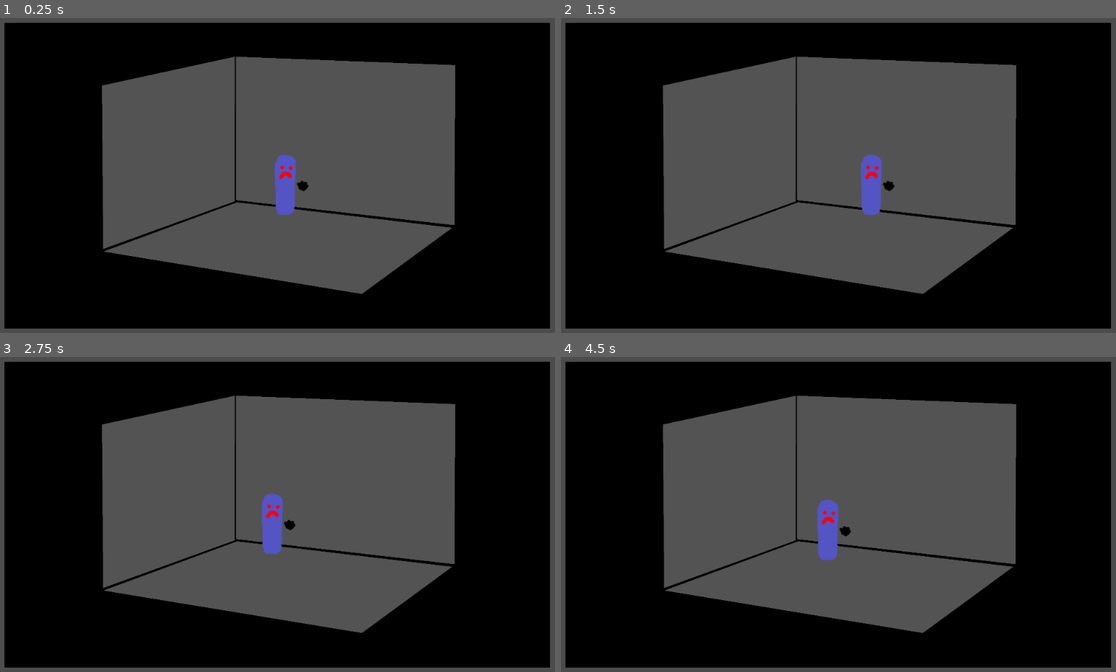
Above: before the commit, frames 1-4 (two rows, left to right).
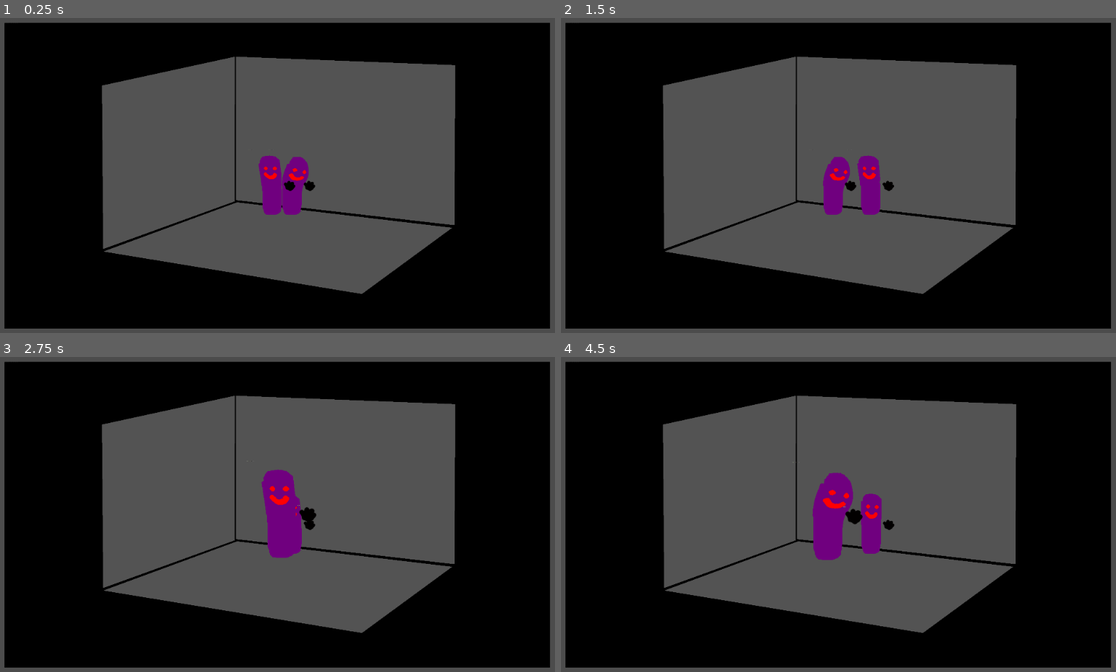
Above: after the commit, the same moments.

Repository: Schonn/GodotSpriteBarcodes
Game: Godot game, scene res://SpriteProcessing/BarcodeSpriteLoader.tscn
Two runs of this game, one before a commit and one after it. Both use one fixed random seed, a clock stepped at 60 frames per second and the inputs below.
Inputs:
- Up to frame 1 (0.25 s): no input
- Up to frame 2 (1.5 s): tap Enter at 1.25 s
- Up to frame 3 (2.75 s): no input
- Up to frame 4 (4.5 s): no input

The runs differ from the first frame. In frame 1, 1.5% of the frame differs, in the area x 46-57%, y 43-63%; in frame 2, 1.4%; in frame 3, 1.9%; in frame 4, 2.4%, in the area x 45-61%, y 36-65%.

Commit message:
Added sequence and scale capacity

Diff:
--- a/SpriteProcessing/BarcodeSpriteLoader.gd
+++ b/SpriteProcessing/BarcodeSpriteLoader.gd
@@ -26,17 +26,19 @@
 		return finalItemList
 
 #move an object to an attachment point while respecting origin points
-func moveWithOriginPoints(targetOffset,targetLayer,movingObject):
+func moveWithOriginPoints(targetOffset,targetScale,targetLayer,movingObject):
 	var interpPosition = lerp(movingObject.get("position"), Vector2(targetOffset[0], targetOffset[1]), 0.1)
+	var interpScale = lerp(movingObject.get("scale"), Vector2(targetScale[0], targetScale[1]), 0.3)
 	movingObject.set("position",Vector2(interpPosition[0],interpPosition[1]))
+	movingObject.set("scale",Vector2(interpScale[0],interpScale[1]))
 	if(movingObject.z_index != targetLayer):
 		movingObject.z_index = targetLayer
 	return(movingObject.get("position").distance_to(Vector2(targetOffset[0],targetOffset[1])) > 0.5)
 
-#load image element matching acceptable type criteria
-func loadNewElement(elementType,parentObject,parentLocation,parentScale,parentLayerOffset,acceptableTypes,acceptableVariants,elementOverride):
+#load choose type and variant for a new image or image change
+func chooseTypeAndVariant(loadMethodSwitch,acceptableTypes,acceptableVariants,elementOverride,typeOverride):
 	var loadDirectory = "Images/Objects"
-	if(elementType == LOBACKGROUND):
+	if(loadMethodSwitch == LOBACKGROUND):
 		loadDirectory = "Images/Backgrounds"
 	var chosenElement = elementOverride
 	if(chosenElement == null):
@@ -44,29 +46,57 @@
 		chosenElement = allElementsList[randi() % allElementsList.size()]
 	var allTypesList = getDirectoryContentsList(loadDirectory + "/" + chosenElement,true)
 	#print(allTypesList)
-	#if no preferred types specified, accept any
-	var chosenType = acceptableTypes[randi() % acceptableTypes.size()]
-	if(len(acceptableTypes) == 0):
-		chosenType = allTypesList[randi() % allTypesList.size()]
+	#choose type from override, acceptable types list or any available
+	var chosenType = typeOverride
+	if(chosenType == null):
+		if(len(acceptableTypes) == 0):
+			chosenType = allTypesList[randi() % allTypesList.size()]
+		else:
+			chosenType = acceptableTypes[randi() % acceptableTypes.size()]
 	#print("chosen type is " + str(chosenType))
 	if(str(chosenType) in allTypesList):
 		var variantImageList = getDirectoryContentsList(loadDirectory + "/" + chosenElement  + "/" + str(chosenType),false)
 		#print(variantImageList)
-		var chosenVariant = str(acceptableVariants[randi() % acceptableVariants.size()]) + ".png"
-		if(len(acceptableVariants) == 0):
-			chosenVariant = variantImageList[randi() % variantImageList.size()]
+		var chosenVariant = str(variantImageList[randi() % variantImageList.size()])
+		if(len(acceptableVariants) > 0):
+			chosenVariant = str(acceptableVariants[randi() % acceptableVariants.size()]) + ".png"
+		#fall back to image list if choice from acceptable variants isn't working
+		if(((chosenVariant in variantImageList) == false) and (len(variantImageList) > 0)):
+			chosenVariant = str(variantImageList[randi() % variantImageList.size()])
 		#print("chosen variant is " + str(chosenVariant))
 		if(chosenVariant in variantImageList):
-			var imageInstance = load("SpriteProcessing/ContextImage.tscn").instance()
-			imageInstance.updateImage(loadDirectory + "/" + chosenElement + "/" + str(chosenType) + "/" + chosenVariant)
-			imageInstance.name = chosenElement + "_" + str(chosenType) + "_" + chosenVariant.replace(".png","")
-			parentObject.add_child(imageInstance)
-			imageInstance.offset = Vector2(-imageInstance.originPoint[0],-imageInstance.originPoint[1])
-			imageInstance.set("position",Vector2(parentLocation[0],parentLocation[1]))
-			imageInstance.set("scale",Vector2(parentScale[0],parentScale[1]))
-			imageInstance.z_index = parentLayerOffset
-			print(imageInstance.name)
-			return imageInstance
+			return([loadDirectory,chosenElement,chosenType,chosenVariant])
+		else:
+			return null
+
+
+func updateContextImageData(imageInstance,loadDirectory,chosenElement,chosenType,chosenVariant,parentLocation,parentScale,parentLayerOffset,loadMethodSwitch):
+	imageInstance.updateImage(loadDirectory + "/" + chosenElement + "/" + str(chosenType) + "/" + chosenVariant)
+	imageInstance.name = chosenElement + "_" + str(chosenType) + "_" + chosenVariant.replace(".png","")
+	imageInstance.offset = Vector2(-imageInstance.originPoint[0],-imageInstance.originPoint[1])
+	imageInstance.set("position",Vector2(parentLocation[0],parentLocation[1]))
+	imageInstance.set("scale",Vector2(parentScale[0],parentScale[1]))
+	imageInstance.z_index = parentLayerOffset
+	imageInstance.imageLoadMethod = loadMethodSwitch
+	imageInstance.imageLoadElement = chosenElement
+	imageInstance.imageLoadType = chosenType
+	return imageInstance
+
+#function for creating a new image attached to a parent image
+func createNewImageInParent(loadMethodSwitch,parentObject,parentLocation,parentScale,parentLayerOffset,acceptableTypes,acceptableVariants):
+	var directoryElementTypeVariant = chooseTypeAndVariant(loadMethodSwitch,acceptableTypes,acceptableVariants,null,null)
+	if(directoryElementTypeVariant != null):
+		var imageInstance = load("SpriteProcessing/ContextImage.tscn").instance()
+		parentObject.add_child(imageInstance)
+		updateContextImageData(imageInstance,directoryElementTypeVariant[0],directoryElementTypeVariant[1],directoryElementTypeVariant[2],directoryElementTypeVariant[3],parentLocation,parentScale,parentLayerOffset,loadMethodSwitch)
+		#print(imageInstance.name)
+		return imageInstance
+
+#function for updating an existing image
+func updateElementImage(updateTarget):
+	var directoryElementTypeVariant = chooseTypeAndVariant(updateTarget.imageLoadMethod,[],updateTarget.acceptableImageVariants,updateTarget.imageLoadElement,updateTarget.imageLoadType)
+	if(directoryElementTypeVariant != null):
+		updateContextImageData(updateTarget,directoryElementTypeVariant[0],directoryElementTypeVariant[1],directoryElementTypeVariant[2],directoryElementTypeVariant[3],updateTarget.get("position"),updateTarget.get("scale"),updateTarget.z_index,updateTarget.imageLoadMethod)
 
 #iterate to a maximum number, returning when a wrap occurs
 func wrapIteration(iterator,iterationMax):
@@ -81,16 +111,16 @@
 	randomize()
 	randomNumberGenerate = RandomNumberGenerator.new()
 	randomNumberGenerate.randomize()
-	loadNewElement(LOBACKGROUND,self.get_node("Objects"),[0,0],[1,1],0,[0],[0],null)
+	createNewImageInParent(LOBACKGROUND,self.get_node("Objects"),[0,0],[1,1],0,[0],[0])
 	iterationObjectNode = self.get_node("Objects")
 
 #load objects into attachments, following attach type rules
 func loadObjectsToAttachments(attachPoint,parentObject):
 	if(attachPoint.attachedObject == null):
 		if(attachPoint.attachTypeEnum == 0):
-			attachPoint.attachedObject = loadNewElement(LOOBJECT,parentObject,attachPoint.attachPosition,attachPoint.attachScale,attachPoint.attachLayer,attachPoint.acceptedCategories,attachPoint.acceptedVariants,null)
+			attachPoint.attachedObject = createNewImageInParent(LOOBJECT,parentObject,attachPoint.attachPosition,attachPoint.attachScale,attachPoint.attachLayer,attachPoint.acceptedCategories,attachPoint.acceptedVariants)
 		if(attachPoint.attachTypeEnum == 1 and attachPoint.createdObject == false):
-			attachPoint.attachedObject = loadNewElement(LOOBJECT,parentObject,attachPoint.attachPosition,attachPoint.attachScale,attachPoint.attachLayer,attachPoint.acceptedCategories,attachPoint.acceptedVariants,null)
+			attachPoint.attachedObject = createNewImageInParent(LOOBJECT,parentObject,attachPoint.attachPosition,attachPoint.attachScale,attachPoint.attachLayer,attachPoint.acceptedCategories,attachPoint.acceptedVariants)
 
 #recursively load objects into attachments where applicable
 func recursiveObjectLoad(targetObject):
@@ -102,6 +132,25 @@
 			if(childObject.attachmentPoints.size() > 0):
 				print("recursive load")
 				recursiveObjectLoad(targetObject)
+
+#movement between attachment points
+func attachPointMovement(movingObject,parentObject):
+	if(movingObject.targetMovePoint == null):
+		var randomNavPointNumber = randi() % parentObject.attachmentPoints.size()
+		var randomNavPoint = parentObject.attachmentPoints[randomNavPointNumber]
+		if(randomNavPoint.attachTypeEnum == 2 and randomNavPoint.attachedObject == null):
+			if((len(movingObject.acceptableTargetMovePoints) == 0) or ((randomNavPointNumber in movingObject.acceptableTargetMovePoints) == true)):
+				randomNavPoint.attachedObject = movingObject
+				movingObject.targetMovePointPrevious = movingObject.targetMovePoint
+				movingObject.targetMovePoint = randomNavPoint
+				movingObject.acceptableTargetMovePoints = randomNavPoint.neigborNavPoints
+	else:
+		#if there is hardly any distance left to move, pick a new navigation target
+		if(moveWithOriginPoints(movingObject.targetMovePoint.attachPosition,movingObject.targetMovePoint.attachScale,movingObject.targetMovePoint.attachLayer,movingObject) == false):
+			#but also randomly don't pick a target
+			if(randi() % 30 == 1):
+				movingObject.targetMovePoint.attachedObject = null
+				movingObject.targetMovePoint = null
 
 #process loaded images
 func _process(delta):
@@ -116,22 +165,10 @@
 		if(backgroundObject.get_child_count() > 0):
 			var layerTwoObject = backgroundObject.get_child(layerTwoIteration)
 			#movement for the layer two object
-			if(layerTwoObject.targetMovePoint == null):
-				var randomNavPointNumber = randi() % backgroundObject.attachmentPoints.size()
-				var randomNavPoint = backgroundObject.attachmentPoints[randomNavPointNumber]
-				if(randomNavPoint.attachTypeEnum == 2 and randomNavPoint.attachedObject == null):
-					if((len(layerTwoObject.acceptableTargetMovePoints) == 0) or ((randomNavPointNumber in layerTwoObject.acceptableTargetMovePoints) == true)):
-						randomNavPoint.attachedObject = layerTwoObject
-						layerTwoObject.targetMovePointPrevious = layerTwoObject.targetMovePoint
-						layerTwoObject.targetMovePoint = randomNavPoint
-						layerTwoObject.acceptableTargetMovePoints = randomNavPoint.neigborNavPoints
-			else:
-				#if there is hardly any distance left to move, pick a new navigation target
-				if(moveWithOriginPoints(layerTwoObject.targetMovePoint.attachPosition,layerTwoObject.targetMovePoint.attachLayer,layerTwoObject) == false):
-					#but also randomly don't pick a target
-					if(randi() % 50 == 1):
-						layerTwoObject.targetMovePoint.attachedObject = null
-						layerTwoObject.targetMovePoint = null
+			attachPointMovement(layerTwoObject,backgroundObject)
+			#image changes for the layer two object
+			if(randi() % 10 == 1):
+				updateElementImage(layerTwoObject)
 			#object loading for the layer two object
 			recursiveObjectLoad(layerTwoObject)
 			#if elements have been loaded in to iteration object, process those elements
--- a/SpriteProcessing/ContextImage.gd
+++ b/SpriteProcessing/ContextImage.gd
@@ -1,7 +1,7 @@
 extends Sprite
 
-#what category number this image fits under
-var imageCategory = 0
+#what image variants this image can be switched to
+var acceptableImageVariants = []
 #array of ImageAttachPoints to be read from pixel data for each new image
 var attachmentPoints = []
 #origin point for image
@@ -12,9 +12,13 @@
 var targetMovePointPrevious = null
 #next acceptable target move points
 var acceptableTargetMovePoints = []
+#image change data
+var imageLoadMethod = null
+var imageLoadElement = null
+var imageLoadType = null
 
 #pixel processing mode enumerators
-enum {PPNONE,PPATTACHPOINT,PPORIGINPOINT}
+enum {PPNONE,PPATTACHPOINT,PPORIGINPOINT,PPACCEPTVARIANTS}
 #attachment argument mode enumerators
 enum {AIMAGETYPES,AIMAGEVARIANTS,ANEIGHBORPOINTS}
 
@@ -37,6 +41,10 @@
 			destinationArray.append(arrayItem)
 
 func updateImage(newImage):
+	#clear children
+	for markedChild in self.get_children():
+		markedChild.queue_free()
+		self.remove_child(markedChild)
 	#clear attachment point data
 	self.attachmentPoints = []
 	#load image into node texture from argument
@@ -45,14 +53,16 @@
 	var readPixelCopy = self.texture.get_data()
 	readPixelCopy.lock()
 	var readPixelHEX = splitHexToArray(readPixelCopy.get_pixel(0,0).to_html(false))
-	#signal to start reading pixel data
+	#signal for switching to next argument type while in a read mode
+	var nextArgumentSignal = "[99, 99, 99]"
+	#signal to start or stop reading pixel data
 	var dataSignal = "[98, 98, 98]"
 	#signal to read in the origin point from a pixel
 	var originPointSignal = "[97, 97, 97]"
-	#signal to read in a single attach point from a pixel
+	#signal to start reading in a single attach point from pixels
 	var attachPointSignal = "[96, 96, 96]"
-	#signal for switching to next argument type while in a read mode
-	var nextArgumentSignal = "[99, 99, 99]"
+	#signal to start reading in acceptable image variants
+	var acceptableVariantsSignal = "[95, 95, 95]"
 	if(checkSignalInPixel(readPixelHEX,dataSignal)):
 		readPixelHEX = []
 		var pixelReadHeight = 0
@@ -62,6 +72,7 @@
 		#arrays for accumulating arguments
 		var attachPointArguments = []
 		var originPointArguments = []
+		var acceptedVariantArguments = []
 		#check all pixels until next occurrence of dataSignal
 		while(pixelReadHeight < readPixelCopy.get_height() and checkSignalInPixel(readPixelHEX,dataSignal) == false):
 			#if there is not currently a pixel read mode, look for a signal to switch to one
@@ -70,6 +81,8 @@
 					 pixelReadMode = PPATTACHPOINT
 				elif(checkSignalInPixel(readPixelHEX,originPointSignal)):
 					 pixelReadMode = PPORIGINPOINT
+				elif(checkSignalInPixel(readPixelHEX,acceptableVariantsSignal)):
+					 pixelReadMode = PPACCEPTVARIANTS
 			else:
 				#capture data using current pixel read mode
 				#capture origin point data
@@ -85,6 +98,20 @@
 						pixelReadMode = PPNONE
 					else:
 						originPointArguments.append(readPixelHEX)
+				#capture acceptable image variant data
+				if(pixelReadMode == PPACCEPTVARIANTS):
+					#second signal indicates end of input and time to gather and process origin point data
+					if(checkSignalInPixel(readPixelHEX,acceptableVariantsSignal)):
+						#read in r g b of any number of pixels as acceptable variants for this sprite to switch to
+						if(len(acceptedVariantArguments) > 0):
+							var acceptedVariantsList = []
+							for acceptedVariantIterator in range(0,len(acceptedVariantArguments)):
+								appendAllHexIfNotExisting(acceptedVariantsList,acceptedVariantArguments[acceptedVariantIterator])
+							self.acceptableImageVariants = acceptedVariantsList
+							acceptedVariantArguments = []
+							pixelReadMode = PPNONE
+					else:
+						acceptedVariantArguments.append(readPixelHEX)
 				#capture attach point data
 				if(pixelReadMode == PPATTACHPOINT):
 					#second signal indicates end of input and time to gather and process attachment point data
@@ -96,7 +123,7 @@
 						#the first is accepted image types, the second is accepted variants of image type
 						#and the third is neigboring navigation points for if this is a navigation attachment point
 						if(len(attachPointArguments) > 2):
-							print("got attach point data")
+							#print("got attach point data")
 							#position variables
 							var positionX = round((attachPointArguments[0][0] * 0.01)*readPixelCopy.get_width())-self.originPoint[0]
 							var positionY = round((attachPointArguments[0][1] * 0.01)*readPixelCopy.get_height())-self.originPoint[1]
@@ -124,7 +151,7 @@
 									appendAllHexIfNotExisting(navNeighborsList,attachPointArguments[acceptedTypeVariantIterator])
 							#set up point using data read in from pixels
 							var newAttachPoint = ImageAttachPoint.new()
-							newAttachPoint.setupPoint([positionX, positionY], pointTypeNumber, acceptedTypesList, relativeLayer, acceptedVariantsList,navNeighborsList)
+							newAttachPoint.setupPoint([positionX, positionY], [scaleX, scaleY], pointTypeNumber, acceptedTypesList, relativeLayer, acceptedVariantsList,navNeighborsList)
 							attachmentPoints.append(newAttachPoint)
 						attachPointArguments = []
 						pixelReadMode = PPNONE
--- a/SpriteProcessing/imageAttachPoint.gd
+++ b/SpriteProcessing/imageAttachPoint.gd
@@ -22,11 +22,12 @@
 #for navigation attach points, the list of navigation points that can be moved to from this point
 var neigborNavPoints = []
 
-func setupPoint(attachXY,attachTypeNumber,acceptedCategoriesList,relativeAttachLayer,acceptedVariantsList,neighborNavigationPoints):
+func setupPoint(attachXY,attachScaleXY,attachTypeNumber,acceptedCategoriesList,relativeAttachLayer,acceptedVariantsList,neighborNavigationPoints):
 	self.attachTypeEnum = attachTypeNumber
 	self.acceptedCategories = acceptedCategoriesList
 	self.attachPosition = attachXY
 	self.attachLayer = relativeAttachLayer
 	self.acceptedVariants = acceptedVariantsList
 	self.neigborNavPoints = neighborNavigationPoints
+	self.attachScale = attachScaleXY
 	#print("point type number is " + str(self.attachTypeEnum) + ", categories are " + str(self.acceptedCategories) + ", accepted variants are " + str(self.acceptedVariants) + ", attach layer is " + str(self.attachLayer) + " and position is " + str(self.attachPosition))
Binary file changed: Images/Backgrounds/TestBackground/0/0.png
Binary file changed: Images/Objects/TestObject/0/0.png
Binary file changed: Images/Objects/TestObject/0/1.png
Binary file changed: Images/Objects/TestObject/0/2.png
